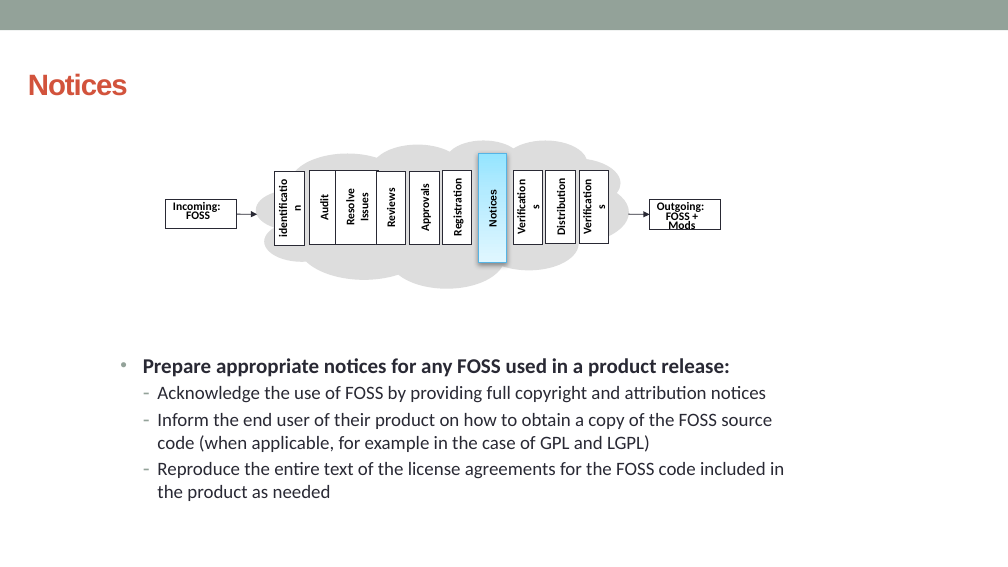
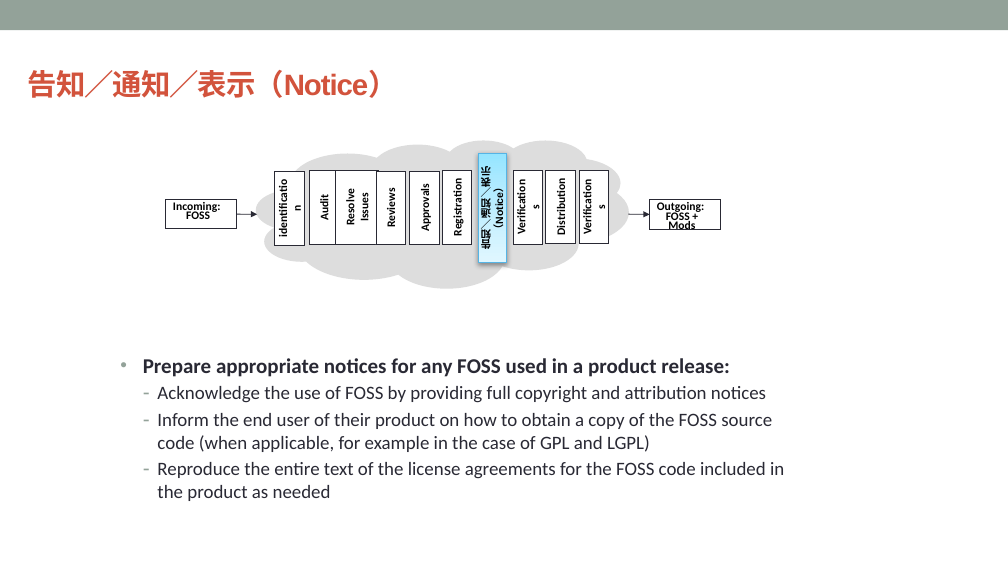
Before and after one commit to OpenChain-Project/Curriculum-Translation-JP, a slide deck: slide 60 of target/openchain-curriculum-release-2.pptx. Drawn at 1008x567 pixels with LibreOffice and Linux fonts; fonts in the diff are those of the drawing; background and template pictures are left out. Boxes give left, top, right and bottom in pixels: in the first picture for what was removed or moved away, otherwise in the second. Text is boxed around its words. In the diff, an @@ line names an element or a change of style, - is before the commit and + after.

```diff
--- a/target/openchain-curriculum-release-2.pptx
+++ b/target/openchain-curriculum-release-2.pptx
@@ text in rectangle at [28, 70, 398, 98]: text changed @@
-Notices
+告知／通知／表示（Notice）
@@ text at [481, 166, 492, 249]: text changed @@
-Notices
+告知／通知／表示（Notice）
```
Also in this commit, not shown: 12 other slides changed, 9 other files.
